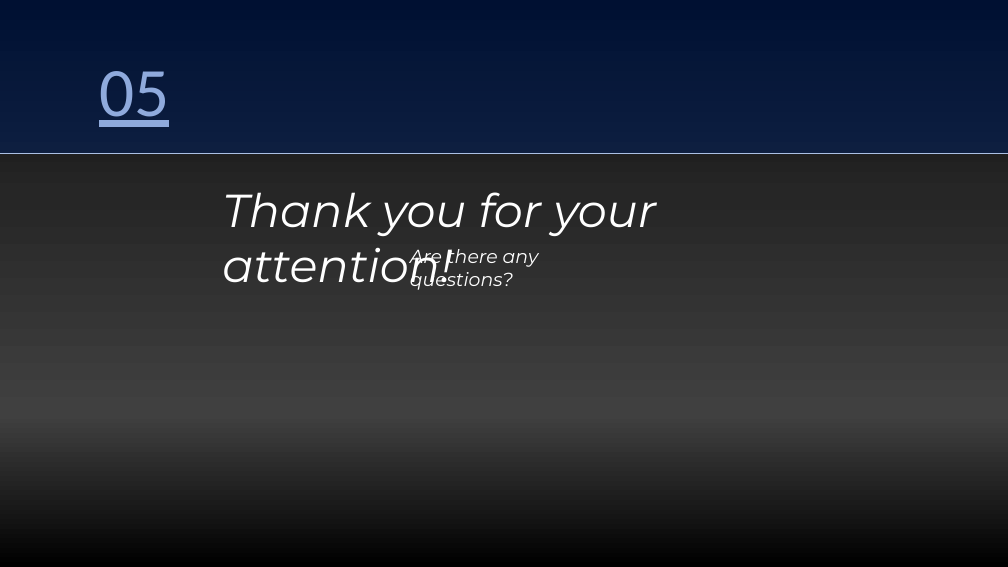
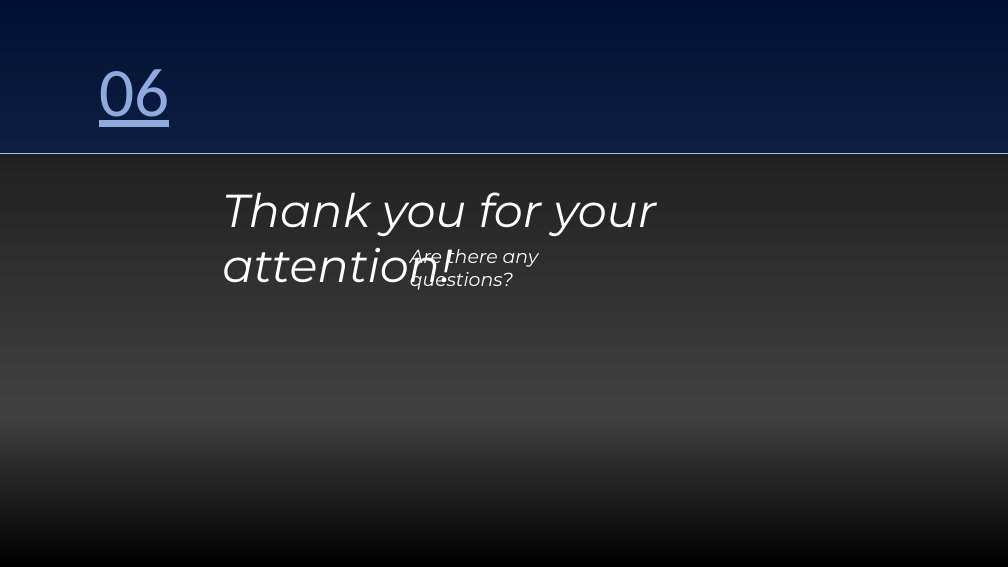
Before and after one commit to Appohh/machine-renting-management, a slide deck: slide 8 of Documentation/Machine Rental System powerpoint.pptx (slide 7 before the commit). Drawn at 1008x567 pixels with LibreOffice and Linux fonts; fonts in the diff are those of the drawing. Boxes give left, top, right and bottom in pixels: in the first picture for what was removed or moved away, otherwise in the second. Text is boxed around its words. In the diff, an @@ line names an element or a change of style, - is before the commit and + after.

```diff
--- a/Documentation/Machine Rental System powerpoint.pptx
+++ b/Documentation/Machine Rental System powerpoint.pptx
@@ text at bbox=[99, 69, 169, 127]: text changed @@
-05
+06
```
Also in this commit, not shown: 4 other slides changed, 1 slide added.
